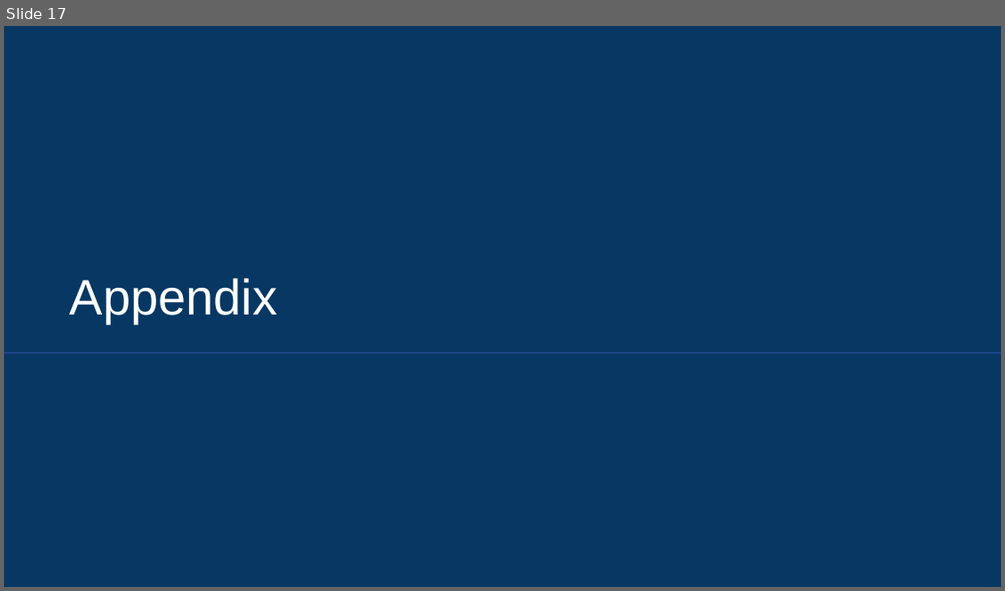
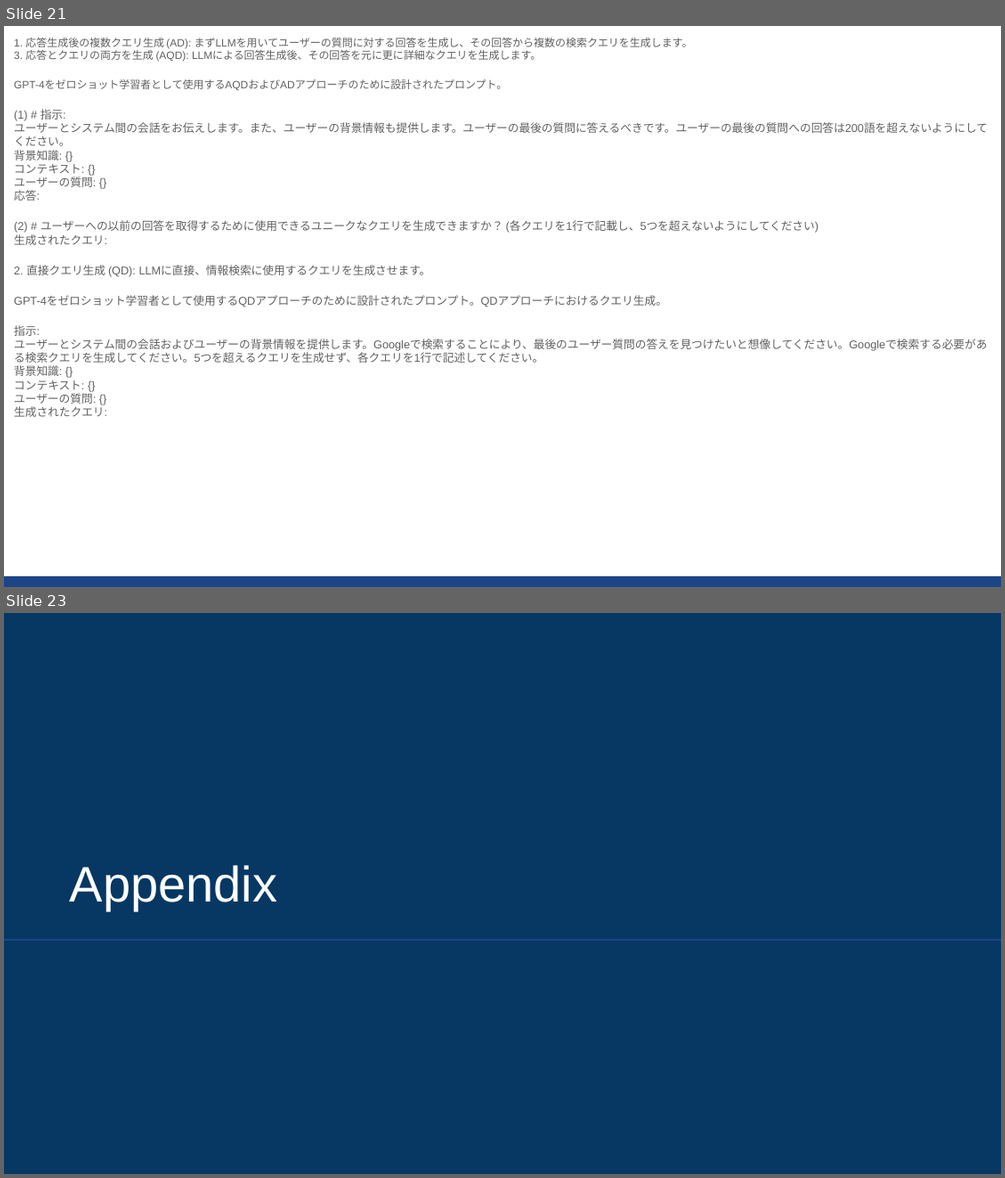
Before and after one commit to sekihan02/code_sundbox, a slide deck: 2024_LLM論文要約_4.pptx. Shown one above the other, each under a label of ours: slide 17 before the commit, slides 21 and 23 after it; the slides between them are not shown. The pictures are 1005x591 and 1005x1178 pixels, drawn with LibreOffice and Linux fonts; fonts in the diff are those of the drawing. Boxes give left, top, right and bottom in pixels: in the first picture for what was removed or moved away, otherwise in the second. Text is boxed around its words. In the diff, an @@ line names an element or a change of style, - is before the commit and + after.

```diff
--- a/2024_LLM論文要約_4.pptx
+++ b/2024_LLM論文要約_4.pptx
@@ slide 21 added at (x1=4, y1=26, x2=1001, y2=587), background #FFFFFF @@
@@ text added at (x1=14, y1=38, x2=987, y2=417), 8.2 pt, text #616161 @@
+1. 応答生成後の複数クエリ生成 (AD): まずLLMを用いてユーザーの質問に対する回答を生成し、その回答から複数の検索クエリを生成します。
+3. 応答とクエリの両方を生成 (AQD): LLMによる回答生成後、その回答を元に更に詳細なクエリを生成します。
+GPT-4をゼロショット学習者として使用するAQDおよびADアプローチのために設計されたプロンプト。
+(1) # 指示:
+ユーザーとシステム間の会話をお伝えします。また、ユーザーの背景情報も提供します。ユーザーの最後の質問に答えるべきです。ユーザーの最後の質問への回答は200語を超えないようにしてください。
+背景知識: {}
+コンテキスト: {}
+ユーザーの質問: {}
+応答:
+(2) # ユーザーへの以前の回答を取得するために使用できるユニークなクエリを生成できますか？ (各クエリを1行で記載し、5つを超えないようにしてください)
+生成されたクエリ:
+2. 直接クエリ生成 (QD): LLMに直接、情報検索に使用するクエリを生成させます。
+GPT-4をゼロショット学習者として使用するQDアプローチのために設計されたプロンプト。QDアプローチにおけるクエリ生成。
+指示:
+ユーザーとシステム間の会話およびユーザーの背景情報を提供します。Googleで検索することにより、最後のユーザー質問の答えを見つけたいと想像してください。Googleで検索する必要がある検索クエリを生成してください。5つを超えるクエリを生成せず、各クエリを1行で記述してください。
+背景知識: {}
+コンテキスト: {}
+ユーザーの質問: {}
+生成されたクエリ:
@@ rectangle added at (x1=4, y1=576, x2=1001, y2=587), fill #1C4587 @@
@@ what was slide 17 is now slide 23 @@
```
Also in this commit, not shown: 5 other slides added, 31 other files.
